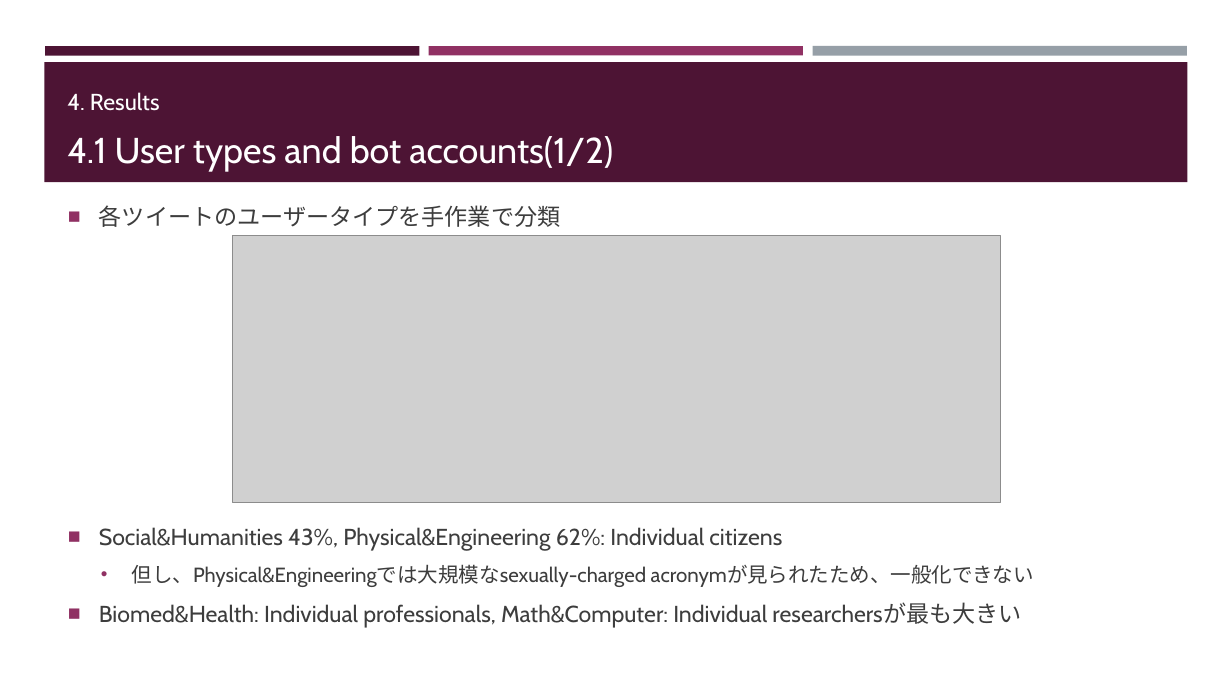
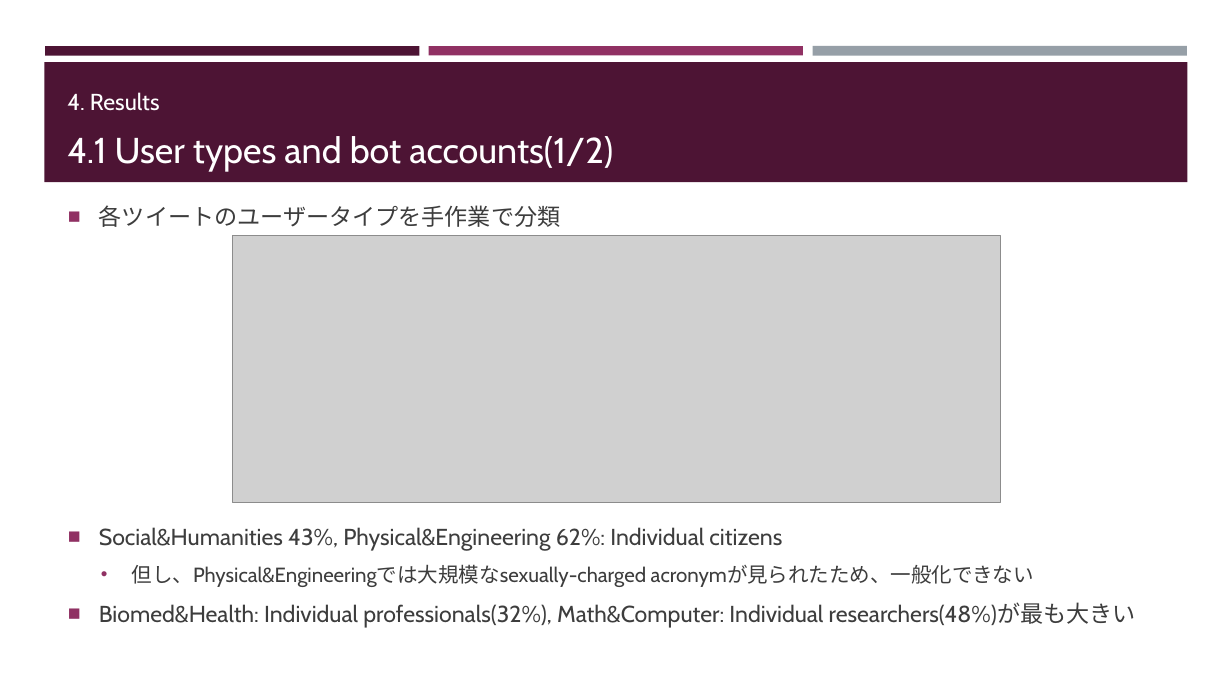
Before and after one commit to Hweemyoung/mastersdegree, a slide deck: slide 9 of altmetrics/presen/paper_review_2/paper_review_2.pptx (slide 8 before the commit). Drawn at 1232x693 pixels with LibreOffice and Linux fonts; fonts in the diff are those of the drawing; grey boxes stand for pictures. Boxes give left, top, right and bottom in pixels: in the first picture for what was removed or moved away, otherwise in the second. Text is boxed around its words. In the diff, an @@ line names an element or a change of style, - is before the commit and + after.

```diff
--- a/altmetrics/presen/paper_review_2/paper_review_2.pptx
+++ b/altmetrics/presen/paper_review_2/paper_review_2.pptx
@@ text at (99, 602, 1136, 628): text changed @@
-■ Biomed&Health: Individual professionals, Math&Computer: Individual researchersが最も大きい
+■ Biomed&Health: Individual professionals(32%), Math&Computer: Individual researchers(48%)が最も大きい
```
Also in this commit, not shown: 6 other slides changed, 1 slide added, 3 other files.
